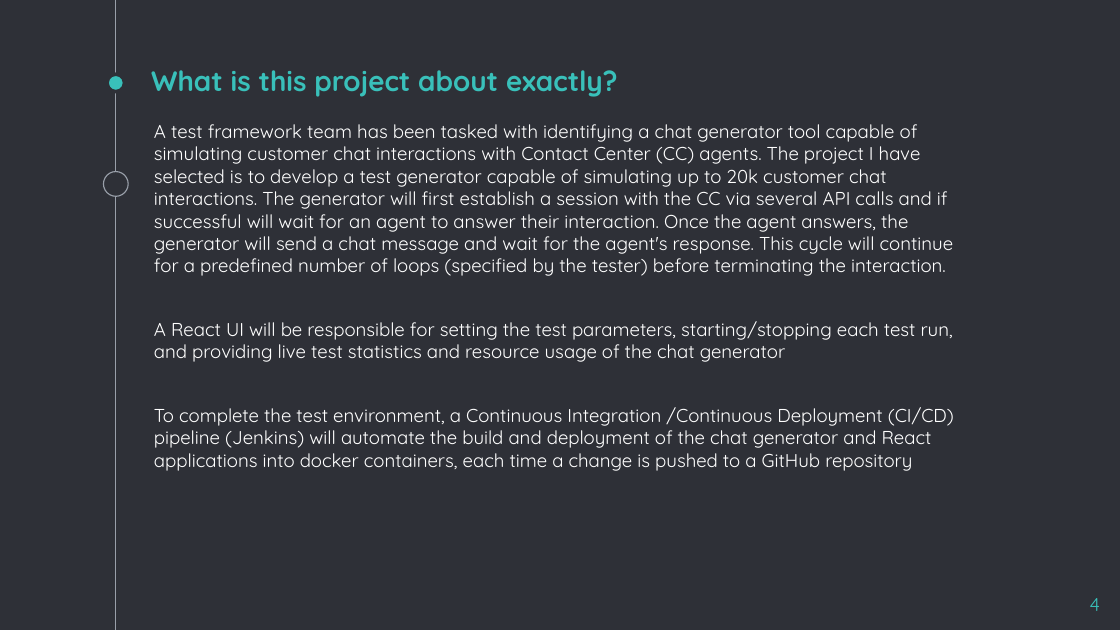
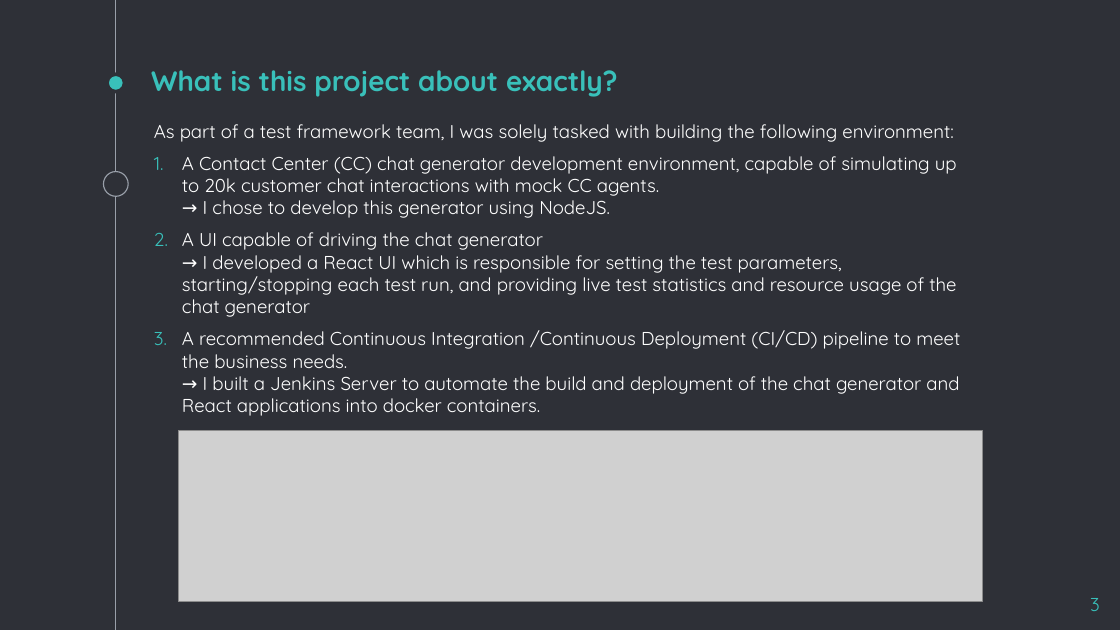
Before and after one commit to DermotSheerin/chatGenProject, a slide deck: slide 3 of Dermot_Sheerin.pptx (slide 4 before the commit). Drawn at 1120x630 pixels with LibreOffice and Linux fonts; fonts in the diff are those of the drawing; grey boxes stand for pictures. Boxes give left, top, right and bottom in pixels: in the first picture for what was removed or moved away, otherwise in the second. Text is boxed around its words. In the diff, an @@ line names an element or a change of style, - is before the commit and + after.

```diff
--- a/Dermot_Sheerin.pptx
+++ b/Dermot_Sheerin.pptx
@@ text at bbox=[154, 124, 960, 416]: text changed @@
-A test framework team has been tasked with identifying a chat generator tool capable of simulating customer chat interactions with Contact Center (CC) agents. The project I have selected is to develop a test generator capable of simulating up to 20k customer chat interactions. The generator will first establish a session with the CC via several API calls and if successful will wait for an agent to answer their interaction. Once the agent answers, the generator will send a chat message and wait for the agent's response. This cycle will continue for a predefined number of loops (specified by the tester) before terminating the interaction.
-A React UI will be responsible for setting the test parameters, starting/stopping each test run, and providing live test statistics and resource usage of the chat generator
-To complete the test environment, a Continuous Integration /Continuous Deployment (CI/CD) pipeline (Jenkins) will automate the build and deployment of the chat generator and React applications into docker containers, each time a change is pushed to a GitHub repository
+As part of a test framework team, I was solely tasked with building the following environment:
+1. A Contact Center (CC) chat generator development environment, capable of simulating up to 20k customer chat interactions with mock CC agents.
+   → I chose to develop this generator using NodeJS.
+2. A UI capable of driving the chat generator
+   → I developed a React UI which is responsible for setting the test parameters, starting/stopping each test run, and providing live test statistics and resource usage of the chat generator
+3. A recommended Continuous Integration /Continuous Deployment (CI/CD) pipeline to meet the business needs.
+   → I built a Jenkins Server to automate the build and deployment of the chat generator and React applications into docker containers.
@@ picture added at bbox=[178, 431, 982, 601] @@
@@ page number at bbox=[1090, 598, 1100, 611]: text changed @@
-4
+3
```
